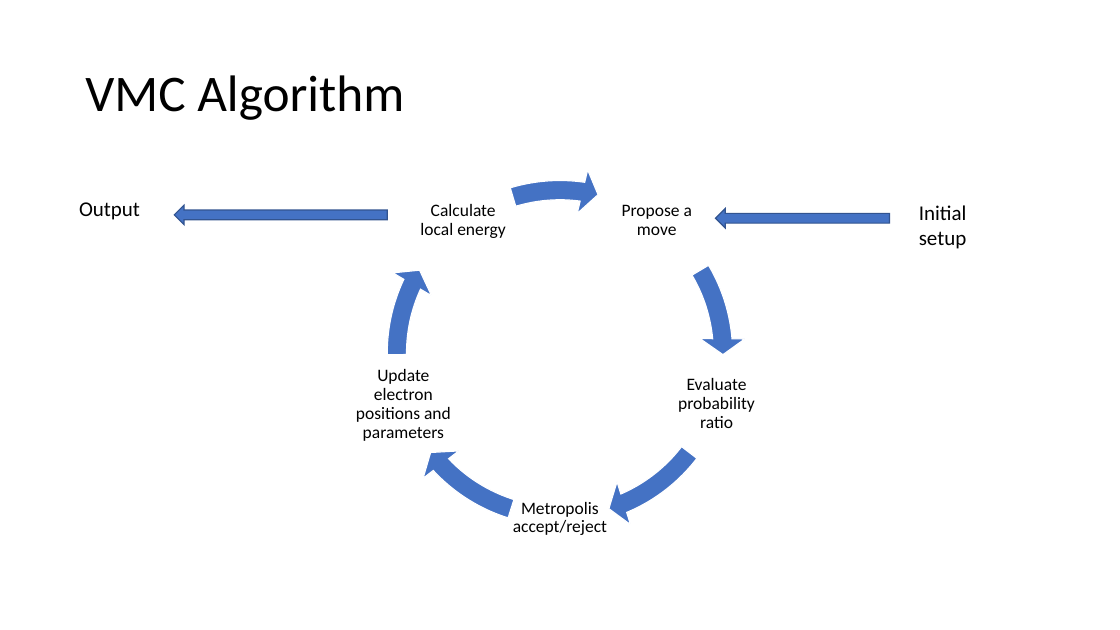
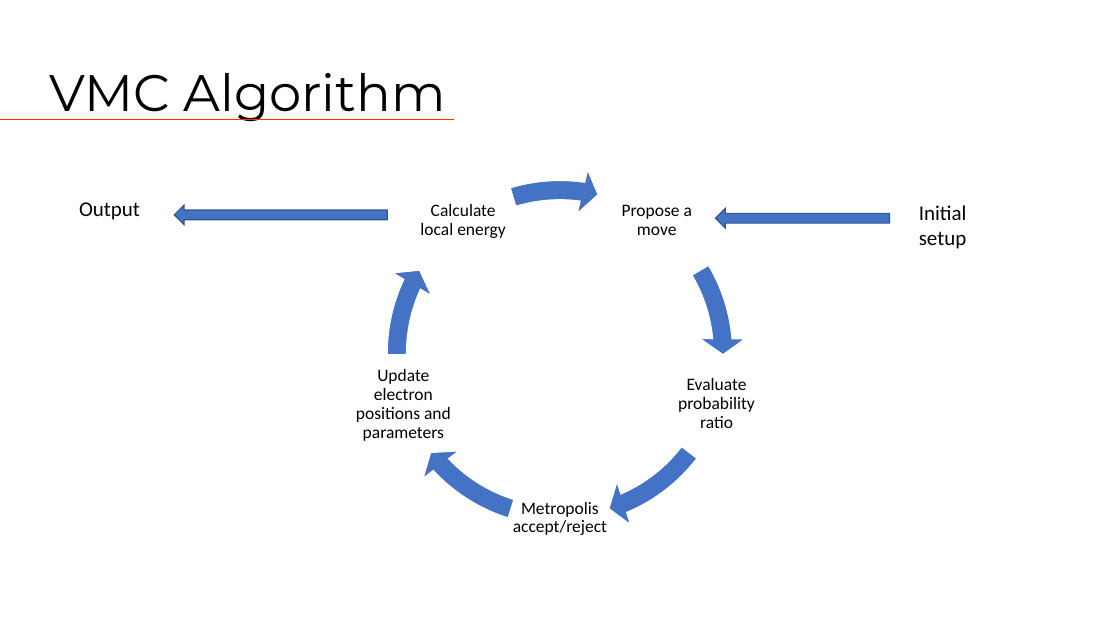
Before and after one commit to Tsintsuntsini/PHYS_581, a slide deck: slide 4 of Presentation1/Quantum Monte Carlo.pptm. Drawn at 1120x630 pixels with LibreOffice and Linux fonts; fonts in the diff are those of the drawing. Boxes give left, top, right and bottom in pixels: in the first picture for what was removed or moved away, otherwise in the second. Text is boxed around its words. In the diff, an @@ line names an element or a change of style, - is before the commit and + after.

```diff
--- a/Presentation1/Quantum Monte Carlo.pptm
+++ b/Presentation1/Quantum Monte Carlo.pptm
@@ title "VMC Algorithm": place and size @@
-title "VMC Algorithm" at <box>85,75,404,120</box>
+title "VMC Algorithm" at <box>49,73,446,122</box>
@@ title "VMC Algorithm" at <box>49,73,446,122</box>: font Calibri to Montserrat @@
@@ line added from (0, 119) to (454, 119), #FF3300 0.5 pt @@
```
Also in this commit, not shown: 7 other slides changed, 1 slide removed.
